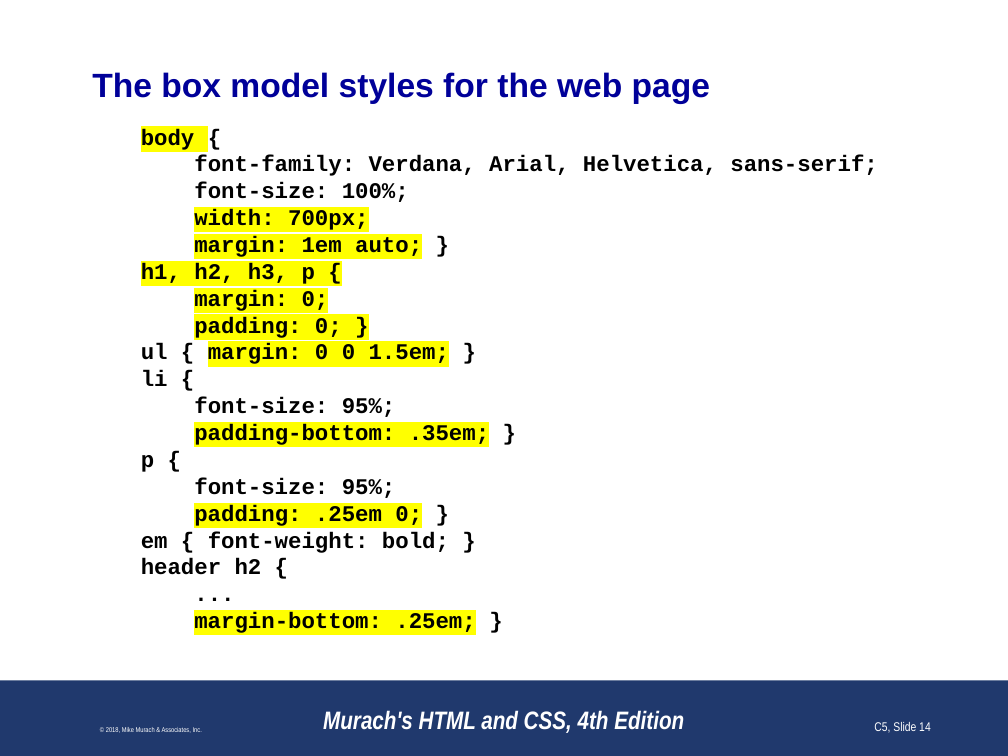
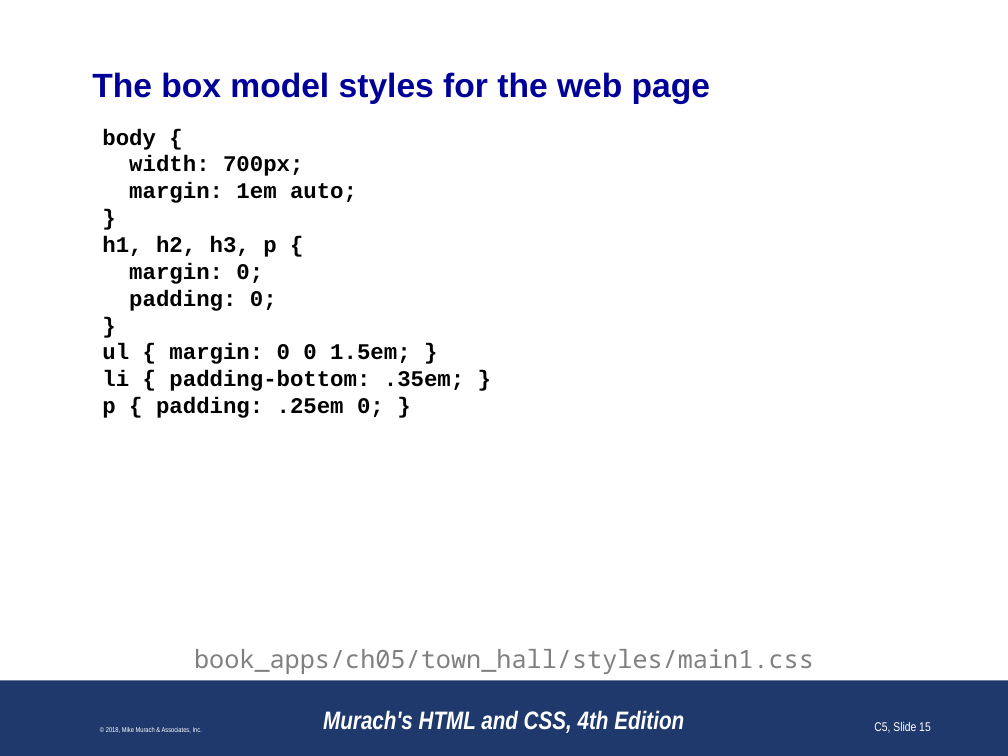
Before and after one commit to paulsmithkc/awd1000_base_lab_and_homework, a slide deck: slide 15 of murach_html_4e/slides/Chapter 5 slides (Revised).pptx (slide 14 before the commit). Drawn at 1008x756 pixels with LibreOffice and Linux fonts; fonts in the diff are those of the drawing; background and template pictures are left out. Boxes give left, top, right and bottom in pixels: in the first picture for what was removed or moved away, otherwise in the second. Text is boxed around its words. In the diff, an @@ line names an element or a change of style, - is before the commit and + after.

```diff
--- a/murach_html_4e/slides/Chapter 5 slides (Revised).pptx
+++ b/murach_html_4e/slides/Chapter 5 slides (Revised).pptx
@@ text at (x1=102, y1=128, x2=410, y2=364): highlight #FFFF00 to none in "body", "width: 700px;", "h1, h2, h3, p {", "margin: 0;" and 1 more places; highlight #FFFFFF to none in "{", "ul { }"; indent changed @@
@@ text at (x1=194, y1=155, x2=877, y2=202): paragraphs removed @@
-font-family: Verdana, Arial, Helvetica, sans-serif;
-font-size: 100%;
@@ text at (x1=129, y1=182, x2=357, y2=203): text changed @@
-margin: 1em auto; }
+margin: 1em auto;
+}
@@ text at (x1=129, y1=290, x2=277, y2=311): text changed @@
-padding: 0; }
+padding: 0;
+}
@@ text at (x1=102, y1=370, x2=464, y2=418): text changed @@
-li {
-font-size: 95%;
-padding-bottom: .35em; }
-p {
-font-size: 95%;
-padding: .25em 0; }
-em { font-weight: bold; }
-header h2 {
-...
-margin-bottom: .25em; }
+li { padding-bottom: .35em; }
+p { padding: .25em 0; }
@@ text added at (x1=194, y1=649, x2=814, y2=674), 18 pt, text #808080 @@
+book_apps/ch05/town_hall/styles/main1.css
@@ page number at (x1=874, y1=722, x2=931, y2=733): text changed @@
-C5, Slide 14
+C5, Slide 15
```
Also in this commit, not shown: 27 other slides changed, 1 slide added, 2 slides removed.
